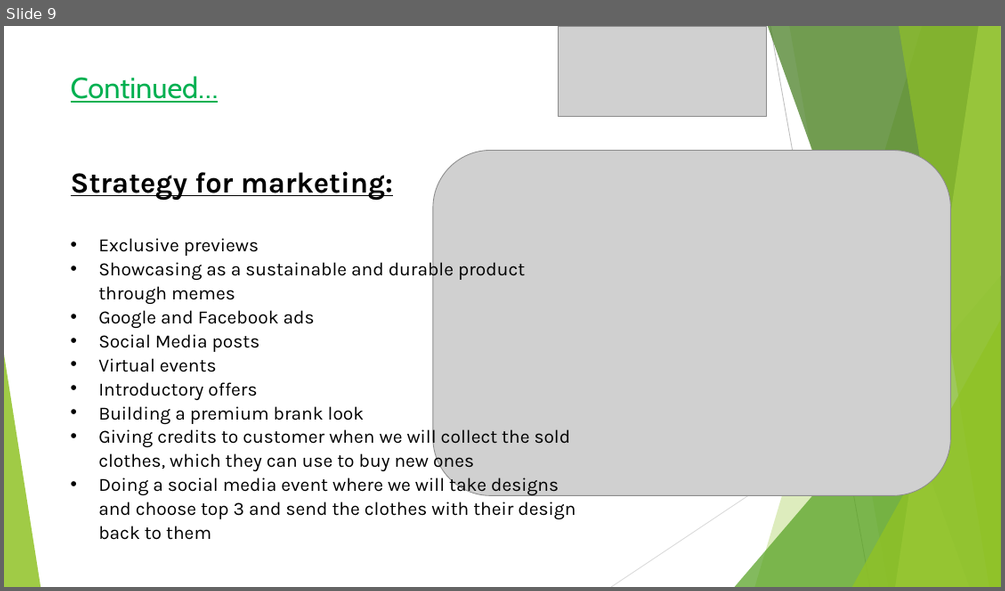
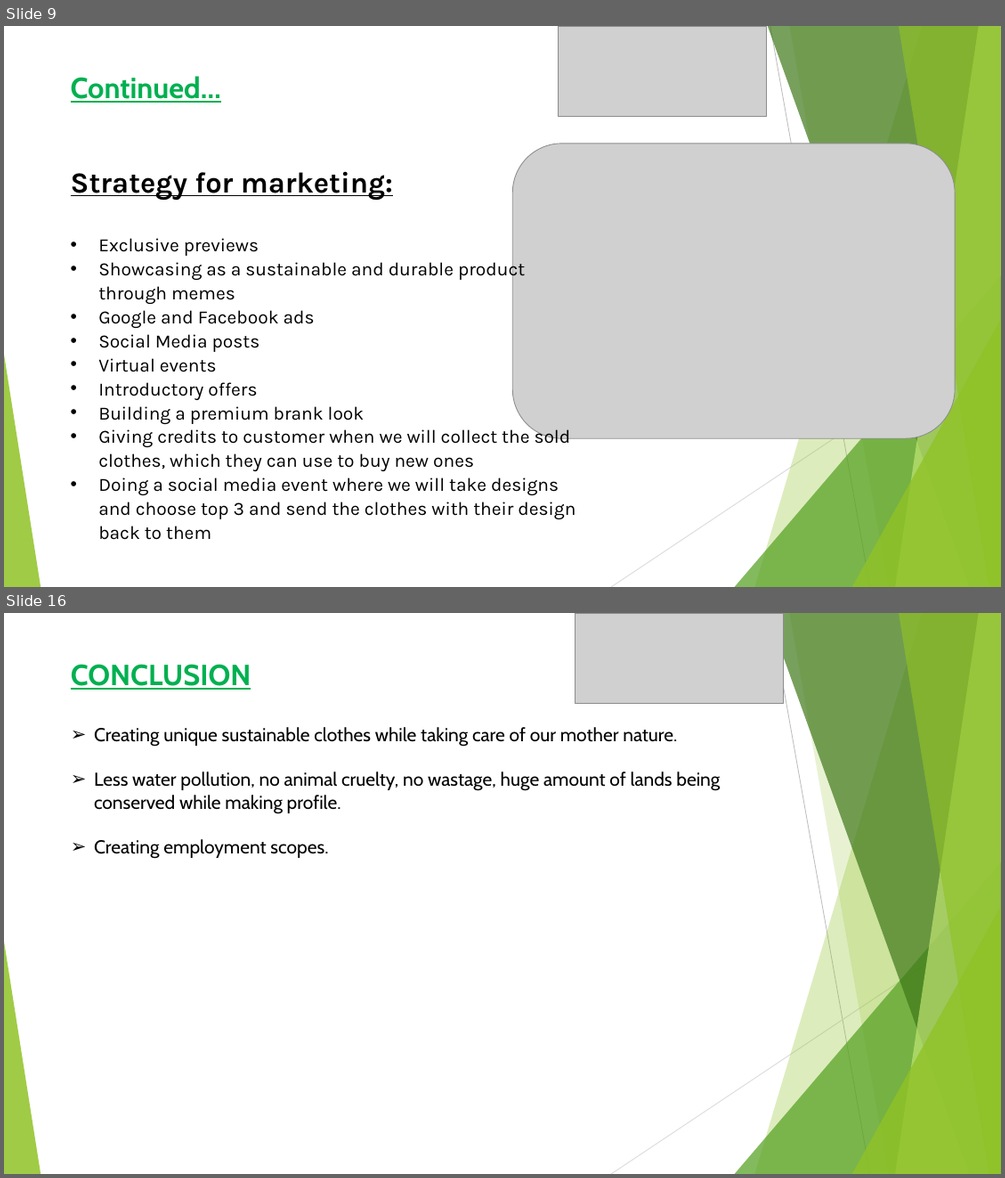
Before and after one commit to subhro1530/Hult-Prize, a slide deck: Demonstration.pptx. Shown one above the other, each under a label of ours: slide 9 before the commit, slides 9 and 16 after it; the slides between them are not shown. The pictures are 1005x591 and 1005x1178 pixels, drawn with LibreOffice and Linux fonts; fonts in the diff are those of the drawing; grey boxes stand for pictures. Boxes give left, top, right and bottom in pixels: in the first picture for what was removed or moved away, otherwise in the second. Text is boxed around its words. In the diff, an @@ line names an element or a change of style, - is before the commit and + after.

```diff
--- a/Demonstration.pptx
+++ b/Demonstration.pptx
@@ slide 16 added at (4, 613, 1001, 1174), background #FFFFFF; not listed: 10 template elements that a slide beside it also shows @@
@@ picture added at (574, 613, 783, 704) @@
@@ text added at (71, 664, 251, 690), 28 pt, text #00B050, bold, underline @@
+CONCLUSION
@@ text added at (94, 727, 720, 859), 18 pt, text #000000 @@
+➢ Creating unique sustainable clothes while taking care of our mother nature.
+➢ Less water pollution, no animal cruelty, no wastage, huge amount of lands being conserved while making profile.
+➢ Creating employment scopes.
@@ slide 9 changed as well @@
@@ text "Continued…" at (71, 76, 221, 103): bold on @@
@@ picture: place and size @@
-picture at (433, 150, 951, 496)
+picture at (512, 143, 955, 438)
```
Also in this commit, not shown: 9 other slides changed, 5 other slides added, 2 slides removed.
